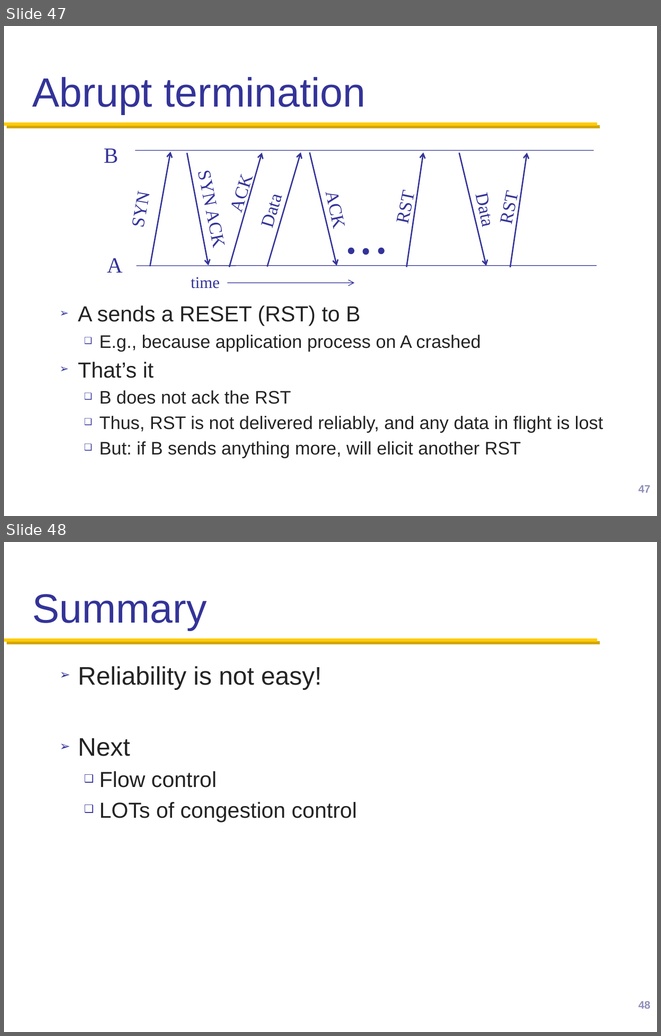
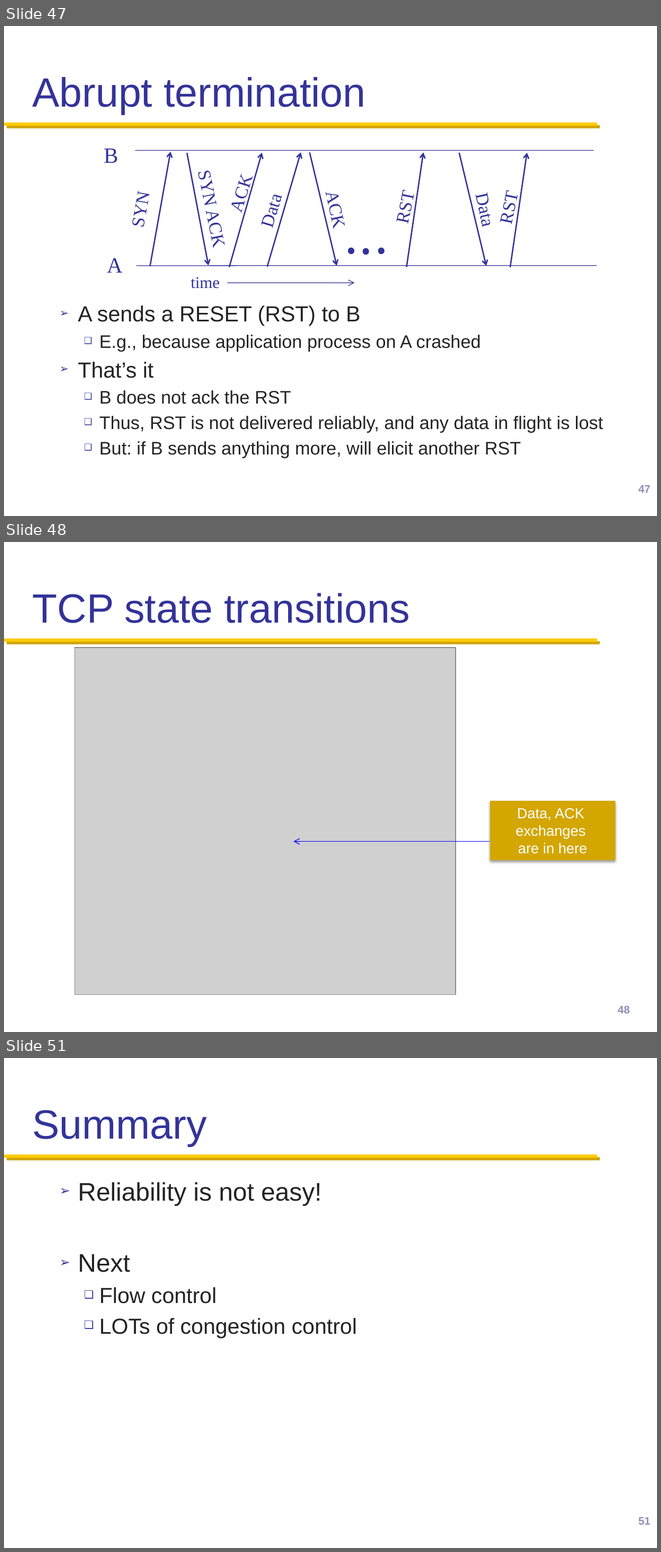
Before and after one commit to henryhxu/CSCI4430-ESTR4120, a slide deck: lec/lec7.pptx. Shown one above the other, each under a label of ours: slides 47 and 48 before the commit, slides 47, 48 and 51 after it; the slides between them are not shown. The pictures are 661x1036 and 661x1552 pixels, drawn with LibreOffice and Linux fonts; fonts in the diff are those of the drawing; grey boxes stand for pictures; background and template pictures are left out. Boxes give left, top, right and bottom in pixels: in the first picture for what was removed or moved away, otherwise in the second. Text is boxed around its words. In the diff, an @@ line names an element or a change of style, - is before the commit and + after.

```diff
--- a/lec/lec7.pptx
+++ b/lec/lec7.pptx
@@ slide 48 added at [4, 542, 657, 1032], background #FFFFFF; not listed: 1 template element that a slide beside it also shows @@
@@ title added at [32, 593, 411, 623], 45 pt, text #333399 @@
+TCP state transitions
@@ picture added at [74, 648, 455, 995] @@
@@ rectangle added at [491, 801, 616, 860], fill #D3A600, 16 pt, text #FFFFFF @@
+Data, ACK
+exchanges
+are in here
@@ arrow added from (489, 841) to (293, 841), #0000FF 0.75 pt @@
@@ page number added at [618, 1006, 630, 1013], 12 pt, text #9090BA @@
+48
@@ what was slide 48 is now slide 51 @@
@@ page number at [638, 1517, 651, 1524]: text changed @@
-48
+51
```
Also in this commit, not shown: 1 slide changed, 2 other slides added, 1 other file.
